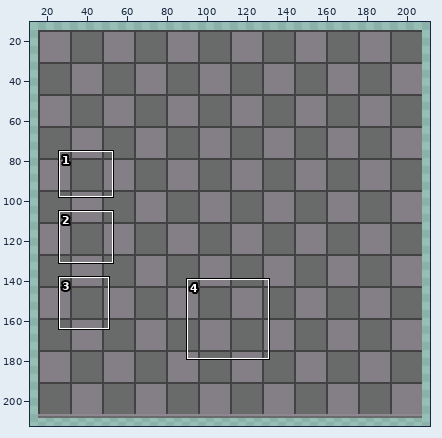
Sprite sheet -- assets/sprites/maps/tutorialMapMain.png. Above, an overview of the earlier version with the close-up marked.
Close-up. Before the commit:
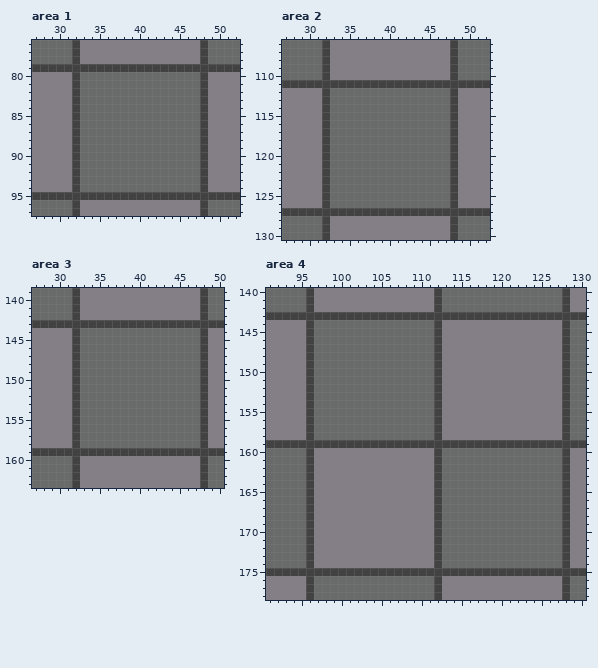
The file is 192x194 pixels. Colours within 5 levels of each other are drawn and written as one. Shown: area 1: x 27..52, y 76..97; area 2: x 27..52, y 106..130; area 3: x 27..50, y 139..163; area 4: x 91..130, y 140..178. The old version is drawn lined up with the new one, on the new canvas. The wide view leaves out empty margins. The commit also changed other parts of the picture, which this record leaves out.
After the commit:
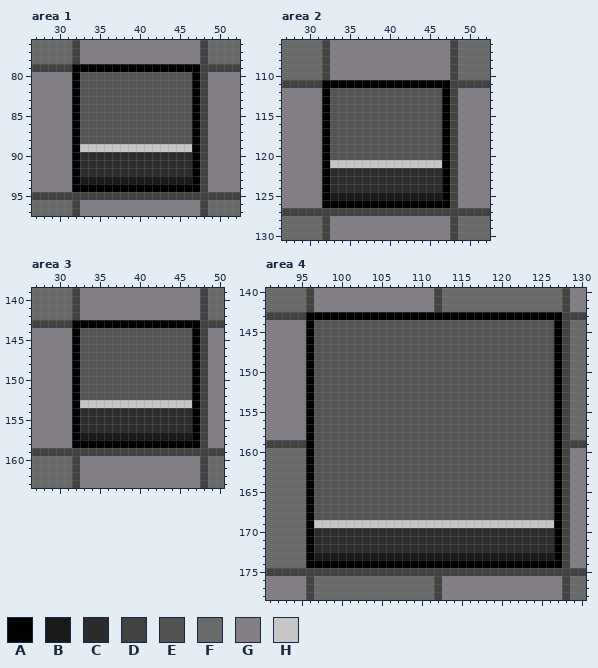
Palette (. is transparent): A #000000  B #1a1a1a  C #2c2c2c  D #424242  E #545454  F #696a6a  G #847e87  H #c6c6c6
From old to new:
canvas 192x194 -> 224x224, the old top-left corner now at 16,15
Area 1:
y 79: x 32..47 DDDDDDDDDDDDDDDD -> AAAAAAAAAAAAAAAA
y 80..88: x 32..47 DFFFFFFFFFFFFFFF -> AEEEEEEEEEEEEEEA
y 89: x 32..47 DFFFFFFFFFFFFFFF -> AHHHHHHHHHHHHHHA
y 90..92: x 32..47 DFFFFFFFFFFFFFFF -> ACCCCCCCCCCCCCCA
y 93: x 32..47 DFFFFFFFFFFFFFFF -> ABBBBBBBBBBBBBBA
y 94: x 32..47 DFFFFFFFFFFFFFFF -> AAAAAAAAAAAAAAAA
Area 2:
y 111: x 32..47 DDDDDDDDDDDDDDDD -> AAAAAAAAAAAAAAAA
y 112..120: x 32..47 DFFFFFFFFFFFFFFF -> AEEEEEEEEEEEEEEA
y 121: x 32..47 DFFFFFFFFFFFFFFF -> AHHHHHHHHHHHHHHA
y 122..124: x 32..47 DFFFFFFFFFFFFFFF -> ACCCCCCCCCCCCCCA
y 125: x 32..47 DFFFFFFFFFFFFFFF -> ABBBBBBBBBBBBBBA
y 126: x 32..47 DFFFFFFFFFFFFFFF -> AAAAAAAAAAAAAAAA
Area 3:
y 143: x 32..47 DDDDDDDDDDDDDDDD -> AAAAAAAAAAAAAAAA
y 144..152: x 32..47 DFFFFFFFFFFFFFFF -> AEEEEEEEEEEEEEEA
y 153: x 32..47 DFFFFFFFFFFFFFFF -> AHHHHHHHHHHHHHHA
y 154..156: x 32..47 DFFFFFFFFFFFFFFF -> ACCCCCCCCCCCCCCA
y 157: x 32..47 DFFFFFFFFFFFFFFF -> ABBBBBBBBBBBBBBA
y 158: x 32..47 DFFFFFFFFFFFFFFF -> AAAAAAAAAAAAAAAA
Area 4:
y 143: x 96..127 DDDDDDDDDDDDDDDDDDDDDDDDDDDDDDDD -> AAAAAAAAAAAAAAAAAAAAAAAAAAAAAAAA
y 144..158: x 96..127 DFFFFFFFFFFFFFFFDGGGGGGGGGGGGGGG -> AEEEEEEEEEEEEEEEEEEEEEEEEEEEEEEA
y 159: x 96..127 DDDDDDDDDDDDDDDDDDDDDDDDDDDDDDDD -> AEEEEEEEEEEEEEEEEEEEEEEEEEEEEEEA
y 160..168: x 96..127 DGGGGGGGGGGGGGGGDFFFFFFFFFFFFFFF -> AEEEEEEEEEEEEEEEEEEEEEEEEEEEEEEA
y 169: x 96..127 DGGGGGGGGGGGGGGGDFFFFFFFFFFFFFFF -> AHHHHHHHHHHHHHHHHHHHHHHHHHHHHHHA
y 170..172: x 96..127 DGGGGGGGGGGGGGGGDFFFFFFFFFFFFFFF -> ACCCCCCCCCCCCCCCCCCCCCCCCCCCCCCA
y 173: x 96..127 DGGGGGGGGGGGGGGGDFFFFFFFFFFFFFFF -> ABBBBBBBBBBBBBBBBBBBBBBBBBBBBBBA
y 174: x 96..127 DGGGGGGGGGGGGGGGDFFFFFFFFFFFFFFF -> AAAAAAAAAAAAAAAAAAAAAAAAAAAAAAAA
